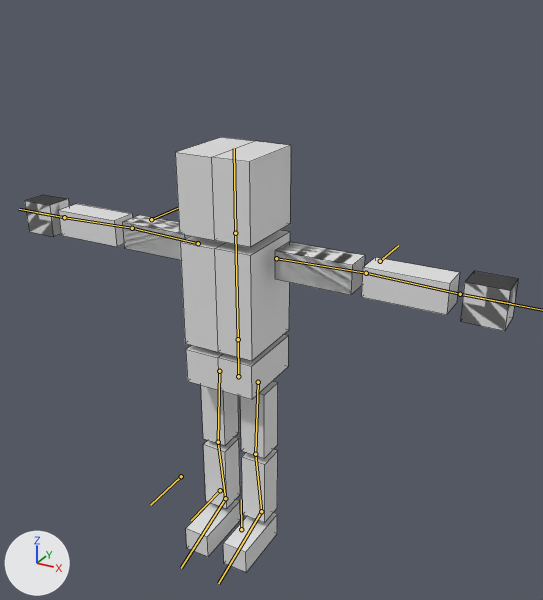
The Blender file Robot1.blend: old version first, new version second.
One viewpoint serves both versions: a 50 mm lens placed at (9.41, -15.27, 4.91), pointed at (0.78, 0.42, -2.94). The lights are fixed; the arrows at lower left show +X, +Y and +Z. The bones that bend it are drawn over the model as lines. Mesh edges are drawn as thin lines.
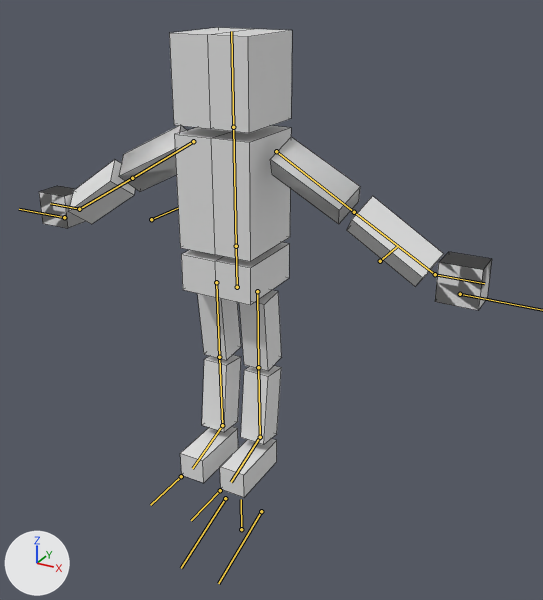
The newer file adds an action. The first version stands in its rest pose; the second is drawn at frame 30 of the action 'Jump'.

Location of each change, [x1, y1, x2, y2] in pixels of the pictures (543 x 600 px):
'Cube', posed (8% narrower, 8% taller): before [25, 137, 518, 572]; after [39, 27, 492, 497]
bone 'Hip', root to tip: before (238, 376) to (238, 339); after (237, 287) to (236, 246)

What the commit changed:
Bone 'Hip' (bone_hip) moves from (0.0, 0.0, 0.0) to (0.0, 2.64, 0.0).
